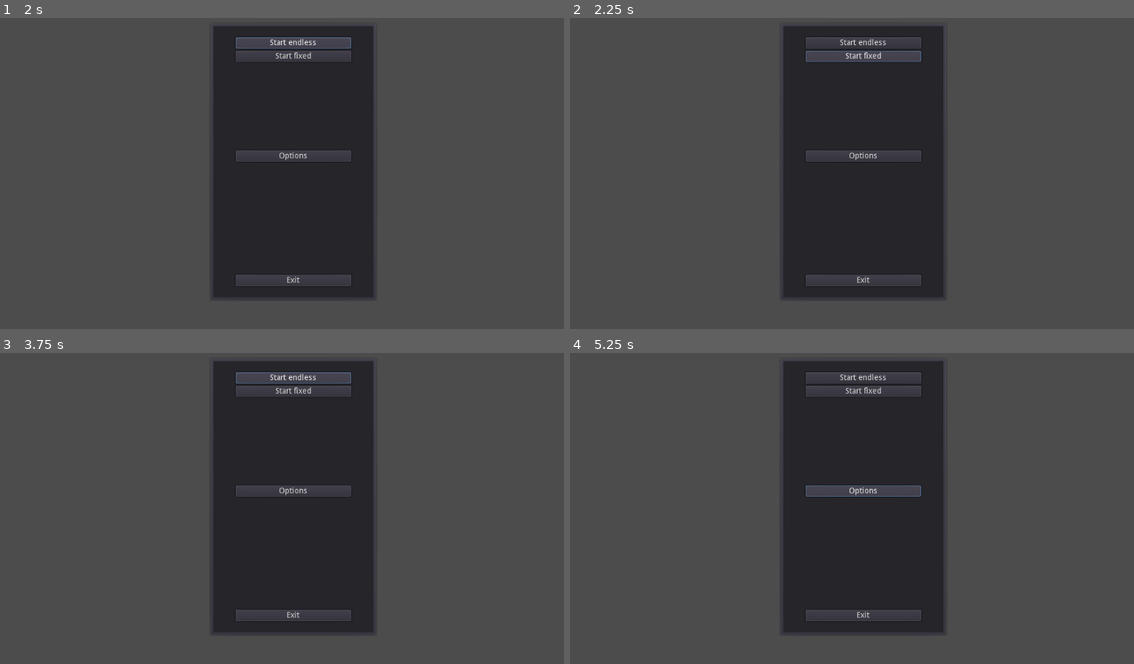
Above: before the commit, frames 1-4 (two rows, left to right).
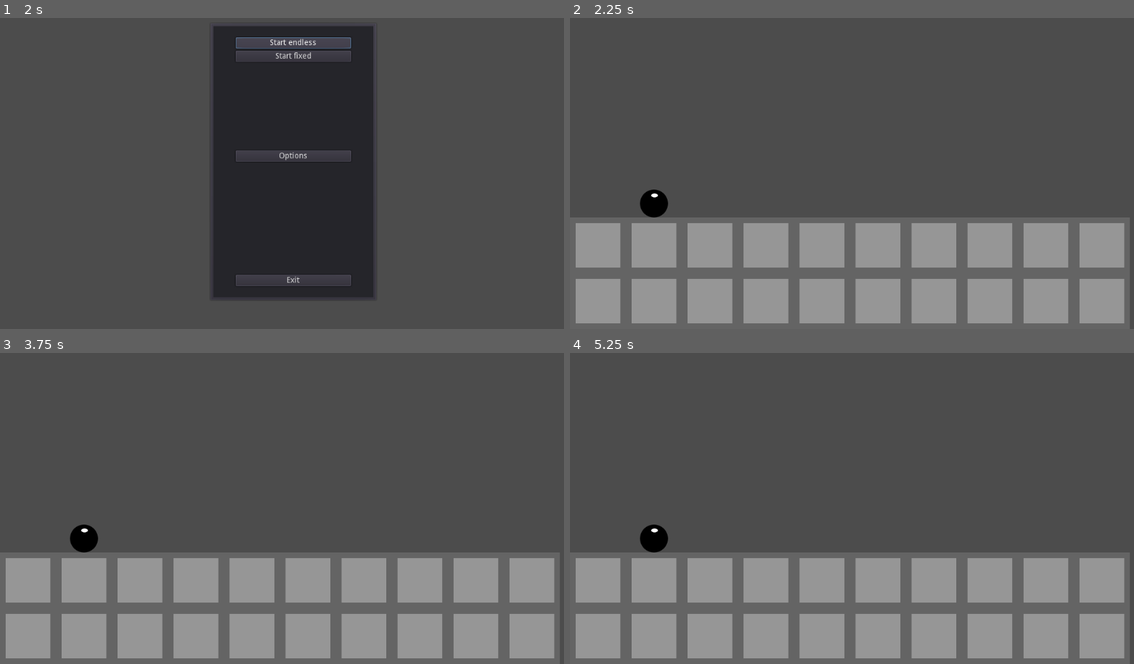
Above: after the commit, the same moments.

Repository: KOBUGE-Games/tetrisrun
Game: Godot game, scene res://main/main.tscn
Two runs of this game, one before a commit and one after it. Both use one fixed random seed, a clock stepped at 60 frames per second and the inputs below.
Inputs (mouse positions are in pixels of both pictures, inside the frame that each line leads up to):
- Up to frame 1 (2 s): click "Start endless" at 0.5 s; click "Start endless" at 1.25 s
- Up to frame 2 (2.25 s): click "Start fixed" at 2 s
- Up to frame 3 (3.75 s): click (293, 390) at 2.75 s, where only the run before the commit has a clickable "Start fixed"; click (293, 377) at 3.5 s, where only the run before the commit has a clickable "Start endless"
- Up to frame 4 (5.25 s): click (863, 390) at 4.25 s, where only the run before the commit has a clickable "Start fixed"; click (863, 489) at 5 s, where only the run before the commit has a clickable "Options"

Frame 1 is identical in both runs. In frame 2, 42% of the frame differs, in the area x 0-99%, y 2-99%; in frame 3, 42%; in frame 4, 42%.

Commit message:
Started implementing fixed level, wrote some docs

Diff:
--- a/global.gd
+++ /dev/null
@@ -1,13 +0,0 @@
-extends Node
-
-const runner_radius = 50
-const runner_circumference = 2 * PI * runner_radius
-const runner_speed = 10
-
-const tile_size = 100
-
-
-
-
-func _ready():
-	pass
--- /dev/null
+++ b/level/fixed_level.gd
@@ -0,0 +1,15 @@
+extends Node2D
+
+# class member variables go here, for example:
+# var a = 2
+# var b = "textvar"
+
+func _ready():
+	# Called every time the node is added to the scene.
+	# Initialization here
+	pass
+
+#func _process(delta):
+#	# Called every frame. Delta is time since last frame.
+#	# Update game logic here.
+#	pass
--- /dev/null
+++ b/level/fixed_level.tscn
@@ -0,0 +1,33 @@
+[gd_scene load_steps=4 format=2]
+
+[ext_resource path="res://level/fixed_level.gd" type="Script" id=1]
+[ext_resource path="res://runner/runner.tscn" type="PackedScene" id=2]
+[ext_resource path="res://level/level_tileset.tres" type="TileSet" id=3]
+
+[node name="fixed_level" type="Node2D"]
+
+script = ExtResource( 1 )
+
+[node name="runner" parent="." instance=ExtResource( 2 )]
+
+position = Vector2( 150, 375 )
+_sections_unfolded = [ "Transform" ]
+
+[node name="tile_map" type="TileMap" parent="."]
+
+mode = 0
+tile_set = ExtResource( 3 )
+cell_size = Vector2( 100, 100 )
+cell_quadrant_size = 16
+cell_custom_transform = Transform2D( 1, 0, 0, 1, 0, 0 )
+cell_half_offset = 2
+cell_tile_origin = 0
+cell_y_sort = false
+collision_use_kinematic = false
+collision_friction = 1.0
+collision_bounce = 0.0
+collision_layer = 1
+collision_mask = 1
+occluder_light_mask = 1
+tile_data = PoolIntArray( 262144, 0, 262145, 0, 262146, 0, 262147, 0, 262148, 0, 262149, 0, 262150, 0, 262151, 0, 262152, 0, 262153, 0, 327680, 0, 327681, 0, 327682, 0, 327683, 0, 327684, 0, 327685, 0, 327686, 0, 327687, 0, 327688, 0, 327689, 0 )
+_sections_unfolded = [ "Cell" ]
--- a/level/level_tileset.tres
+++ b/level/level_tileset.tres
@@ -1,14 +1,24 @@
-[gd_resource type="TileSet" load_steps=2 format=2]
+[gd_resource type="TileSet" load_steps=3 format=2]
 
 [ext_resource path="res://gfx/ground_tile.png" type="Texture" id=1]
 
+[sub_resource type="RectangleShape2D" id=1]
+
+custom_solver_bias = 0.0
+extents = Vector2( 50, 50 )
+
 [resource]
 
-0/name = "sprite"
+0/name = "ground_tile"
 0/texture = ExtResource( 1 )
 0/tex_offset = Vector2( 0, 0 )
 0/modulate = Color( 1, 1, 1, 1 )
 0/region = Rect2( 0, 0, 100, 100 )
 0/occluder_offset = Vector2( 50, 50 )
 0/navigation_offset = Vector2( 50, 50 )
-0/shapes = [  ]
+0/shapes = [ {
+"one_way": false,
+"shape": SubResource( 1 ),
+"shape_transform": Transform2D( 1, 0, 0, 1, 50, 50 )
+} ]
+_sections_unfolded = [ "0" ]
--- a/level/level_tileset.tscn
+++ b/level/level_tileset.tscn
@@ -9,7 +9,11 @@
 
 [node name="level_tileset" type="Node2D"]
 
-[node name="ground_tile" type="StaticBody2D" parent="."]
+[node name="ground_tile" type="Sprite" parent="."]
+
+texture = ExtResource( 1 )
+
+[node name="static_body_2d" type="StaticBody2D" parent="ground_tile"]
 
 input_pickable = false
 collision_layer = 1
@@ -19,10 +23,6 @@
 friction = 1.0
 bounce = 0.0
 
-[node name="sprite" type="Sprite" parent="ground_tile"]
-
-texture = ExtResource( 1 )
-
-[node name="collision_shape_2d" type="CollisionShape2D" parent="ground_tile"]
+[node name="collision_shape_2d" type="CollisionShape2D" parent="ground_tile/static_body_2d"]
 
 shape = SubResource( 1 )
--- a/main/global.gd
+++ b/main/global.gd
@@ -1,15 +1,13 @@
 extends Node
 
-# class member variables go here, for example:
-# var a = 2
-# var b = "textvar"
+const runner_radius = 50
+const runner_circumference = 2 * PI * runner_radius
+const runner_speed = 10
+
+const tile_size = 100
+
+const fixed_level_scene = preload("res://level/fixed_level.tscn")
+
 
 func _ready():
-	# Called every time the node is added to the scene.
-	# Initialization here
 	pass
-
-#func _process(delta):
-#	# Called every frame. Delta is time since last frame.
-#	# Update game logic here.
-#	pass
--- a/menu/main_menu.gd
+++ b/menu/main_menu.gd
@@ -20,7 +20,7 @@
 
 
 func _on_start_fixed_button_pressed():
-	pass # replace with function body
+	get_tree().change_scene_to(global.fixed_level_scene)
 
 
 func _on_options_button_pressed():
Not shown, removed: DEV.md
Not shown, added: DEVREADME.md
